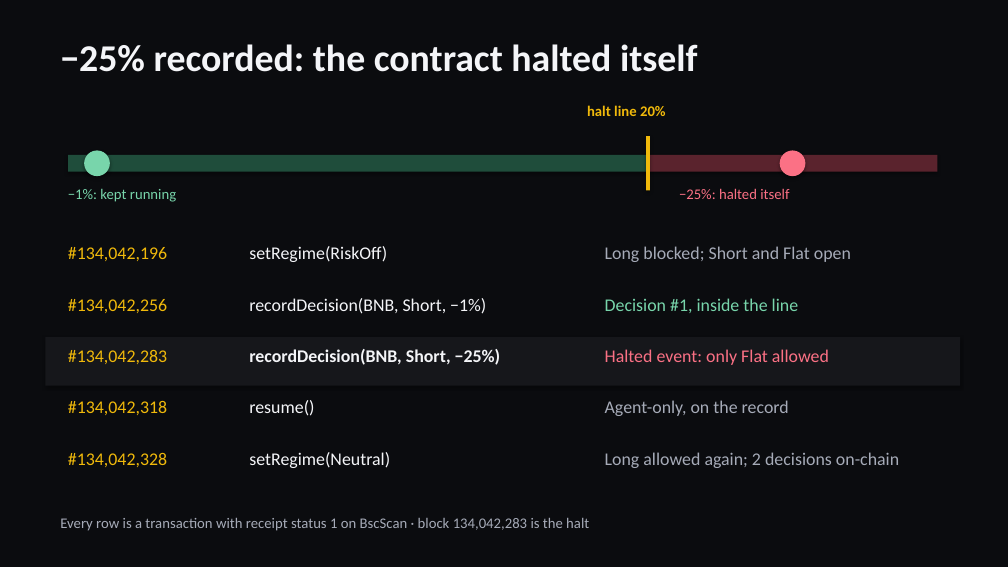
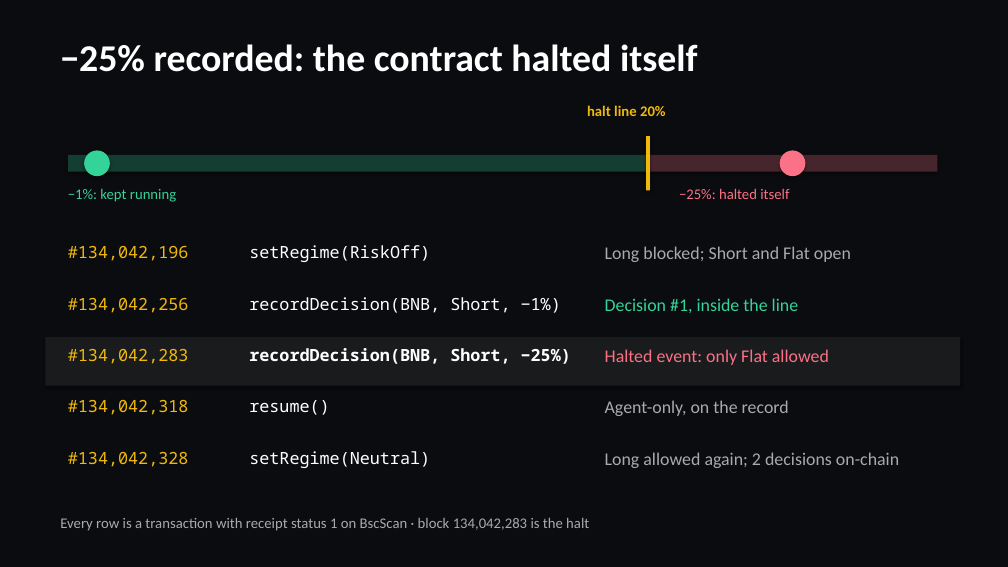
Before and after one commit to Stylenecy/seed-bnb, a slide deck: slide 6 of drift/docs/submission/DRIFT-pitch.pptx. Drawn at 1008x567 pixels with LibreOffice and Linux fonts; fonts in the diff are those of the drawing. Boxes give left, top, right and bottom in pixels: in the first picture for what was removed or moved away, otherwise in the second. Text is boxed around its words. In the diff, an @@ line names an element or a change of style, - is before the commit and + after.

```diff
--- a/drift/docs/submission/DRIFT-pitch.pptx
+++ b/drift/docs/submission/DRIFT-pitch.pptx
@@ rectangle at [68,155,648,172]: fill #1F4D3B to #153E32 @@
@@ ellipse at [84,150,110,176]: fill #78D5AB to #34D399 @@
@@ rectangle at [648,155,938,172]: fill #5A232D to #47252C @@
@@ text "−1%: kept running" at [68,189,176,202]: text colour #78D5AB to #34D399 @@
@@ text "Decision #1, inside the line" at [605,298,798,313]: text colour #78D5AB to #34D399 @@
@@ rectangle at [45,337,960,386]: fill #16171B to #1A1B1D @@
@@ size 17 to 16 pt, font Calibri to Noto Sans Mono in 5 elements at [68,246,189,261], [68,298,189,313], [68,349,189,364], [68,400,189,415], [68,452,189,467] @@
@@ size 17 to 16 pt, font Calibri to Noto Sans Mono, text colour #F4F5F8 to #FFFFFF in 5 elements at [249,245,430,262], [249,297,561,313], [249,348,571,364], [249,400,329,415], [249,451,430,468] @@
```
Also in this commit, not shown: 9 other slides changed, 3 other files.
